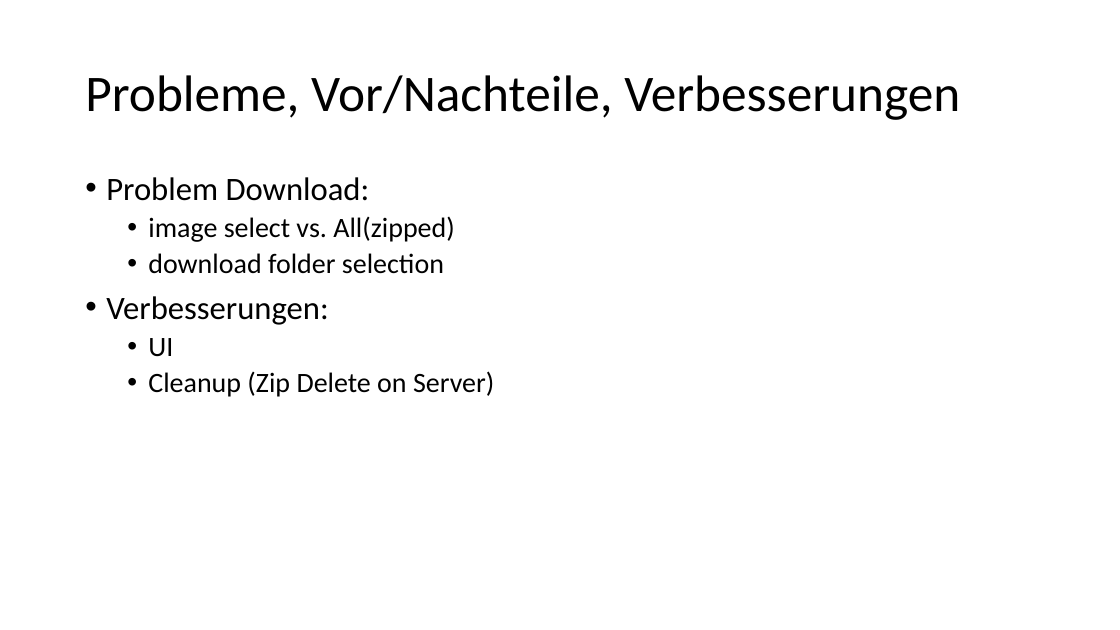
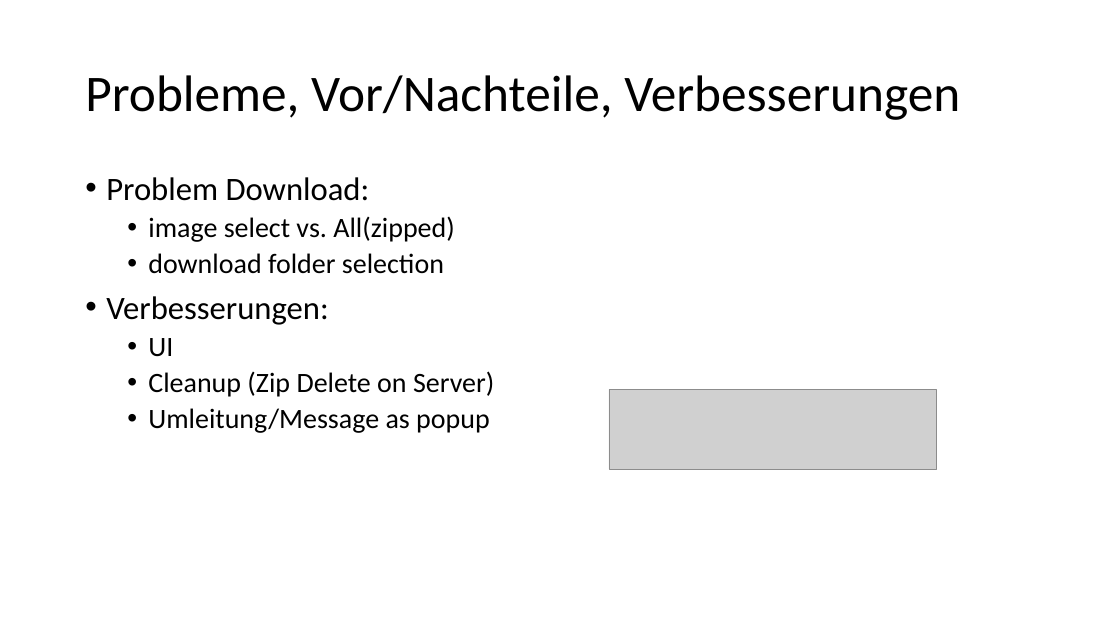
Before and after one commit to Dripper7/SWE_SchildbeckStiblHeld, a slide deck: slide 2 of vers_0001.pptx. Drawn at 1120x630 pixels with LibreOffice and Linux fonts; fonts in the diff are those of the drawing; grey boxes stand for pictures. Boxes give left, top, right and bottom in pixels: in the first picture for what was removed or moved away, otherwise in the second. Text is boxed around its words. In the diff, an @@ line names an element or a change of style, - is before the commit and + after.

```diff
--- a/vers_0001.pptx
+++ b/vers_0001.pptx
@@ text at bbox=[148, 408, 490, 433]: paragraph added @@
+  • Umleitung/Message as popup
@@ picture added at bbox=[609, 390, 937, 470] @@
```
Also in this commit, not shown: 5 slides added, 1 other file.
